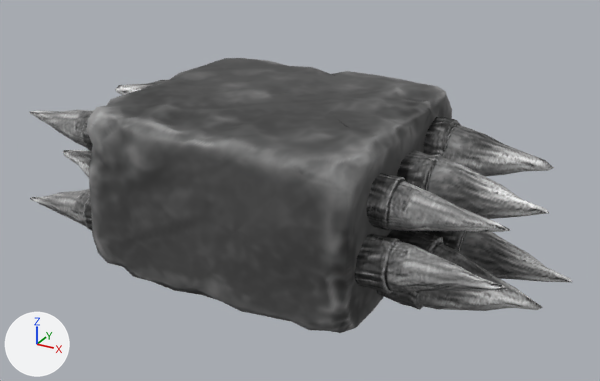
The FBX model unity/Assets/FBX_Models/Trap_Stampfer.FBX: old version first, new version second.
Both versions are drawn from a 50 mm lens placed at (1.99, -3.37, 5.49), pointed at (0.15, -0.02, 3.82). Every picture has the same lights, and +X, +Y and +Z are marked at lower left. Where no turn or scale is listed for an object, it has been applied to the vertices.

Names of what the first picture shows: 'Stone', 'Wood_Beam_A', 'Wood_Beam_A001', 'Wood_Beam_A002', 'Wood_Beam_A003', 'Wood_Beam_A004', 'Wood_Beam_A005'.
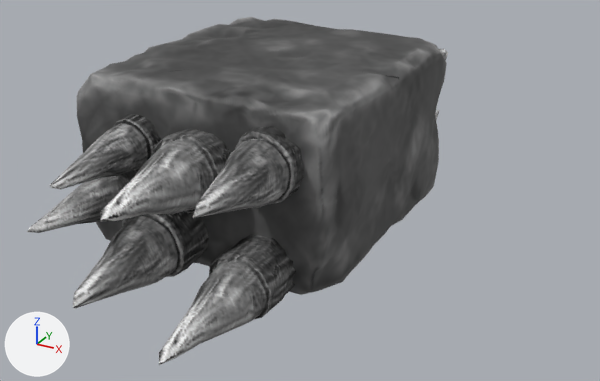
Where the newer file only moved an object's origin or applied its transform, the numbers keep the older frame.

Location of each change, [x1, y1, x2, y2] in pixels of the pictures (600 x 381 px):
'Stone', reshaped, moved, turned, rescaled: before [86, 58, 452, 333]; after [77, 17, 447, 295]
'Wood_Beam_A003', mesh turned: before [63, 150, 542, 311]; after [73, 211, 209, 308]
'Wood_Beam_A001', mesh turned: before [397, 150, 549, 219]; after [100, 128, 231, 221]
'Wood_Beam_A002', mesh turned: before [418, 231, 572, 282]; after [159, 110, 439, 365]
'Wood_Beam_A004', mesh turned: before [116, 80, 554, 177]; after [193, 49, 448, 218]
'Wood_Beam_A005', mesh turned: before [29, 110, 510, 232]; after [50, 114, 161, 189]
'Wood_Beam_A', mesh turned: before [30, 189, 507, 294]; after [27, 170, 137, 233]

The change, as a diff of the scene's bpy script:
```diff
--- a/unity/Assets/FBX_Models/Trap_Stampfer.FBX.py
+++ b/unity/Assets/FBX_Models/Trap_Stampfer.FBX.py
@@ me_mesh_003 @@
 me_mesh_003.from_pydata(...)  # 500 vertices, 996 faces; spans x -1.36..1.36, y -0.18..0.17, z -0.24..0.23
 # used by ob_wood_beam_a003; location = (0.058, -0.166, 3.69)
+# me_mesh_003 part 6: the whole mesh is turned -90 degrees about the z axis through its middle and scaled by 0.99, then moved by (-0.15, 0.12, 0.22)
 me_mesh_003.materials.append(mat_wood_beams)
@@ me_mesh_006 @@
 me_mesh_006.from_pydata(...)  # 500 vertices, 996 faces; spans x -1.31..1.31, y -0.13..0.13, z -0.17..0.18
 # used by ob_wood_beam_a; location = (0.018, -0.44, 3.719)
+# me_mesh_006 part 4: the whole mesh is turned -90 degrees about the z axis through its middle and scaled by 0.99, then moved by (-0.38, 0.43, 0.22)
 me_mesh_006.materials.append(mat_wood_beams)
@@ me_mesh_004 @@
 me_mesh_004.from_pydata(...)  # 500 vertices, 996 faces; spans x -1.31..1.31, y -0.16..0.15, z -0.16..0.16
 # used by ob_wood_beam_a004; location = (-0.013, 0.337, 4.034)
+# me_mesh_004 part 5: the whole mesh is turned -90 degrees about the z axis through its middle and scaled by 0.99, then moved by (0.42, -0.31, 0.22)
 me_mesh_004.materials.append(mat_wood_beams)
@@ me_mesh @@
 me_mesh.from_pydata(...)  # 499 vertices, 994 faces; spans x -2.73..2.72, y 0.3..3.59, z -2.44..2.47
 # used by ob_stone; location = (0.0, 0.0, 3.338); rotation_euler = (1.571, 0.0, 0.0), in degrees (90, 0, 0); scale = (0.264, 0.264, 0.264)
+# me_mesh part 7: the whole mesh is multiplied about its middle by the matrix ((26.434, 0.0, 0.0), (0.0, 0.0, -26.434), (0.0, 26.434, 0.0)), then moved by (-0.14, -2.34, 42.55)
 me_mesh.materials.append(mat_wood_beams)
@@ me_mesh_005 @@
 me_mesh_005.from_pydata(...)  # 500 vertices, 996 faces; spans x -1.31..1.31, y -0.13..0.13, z -0.15..0.15
 # used by ob_wood_beam_a005; location = (-0.022, -0.337, 4.037)
+# me_mesh_005 part 1: the whole mesh is turned -90 degrees about the z axis through its middle and scaled by 0.99, then moved by (-0.24, 0.37, 0.22)
 me_mesh_005.materials.append(mat_wood_beams)
@@ me_mesh_002 @@
 me_mesh_002.from_pydata(...)  # 500 vertices, 996 faces; spans x -1.43..1.43, y -0.16..0.16, z -0.19..0.19
 # used by ob_wood_beam_a002; location = (0.034, 0.288, 3.581)
+# me_mesh_002 part 2: the whole mesh is turned -90 degrees about the z axis through its middle and scaled by 0.99, then moved by (0.32, -0.31, 0.22)
 me_mesh_002.materials.append(mat_wood_beams)
@@ me_mesh_001 @@
 me_mesh_001.from_pydata(...)  # 500 vertices, 996 faces; spans x -1.37..1.37, y -0.18..0.18, z -0.2..0.2
 # used by ob_wood_beam_a001; location = (0.002, -0.011, 3.927)
+# me_mesh_001 part 3: the whole mesh is turned -90 degrees about the z axis through its middle and scaled by 0.99, then moved by (0.06, 0.02, 0.22)
 me_mesh_001.materials.append(mat_wood_beams)
@@ ob_stone @@
 ob_stone = bpy.data.objects.new('Stone', me_mesh)
-ob_stone.location = (0.0, 0.0, 3.338)
-ob_stone.rotation_euler = (1.571, 0.0, 0.0)  # degrees (90, 0, 0)
-ob_stone.scale = (0.264, 0.264, 0.264)
+ob_stone.location = (0.0, 0.0, 3.644)
+ob_stone.rotation_euler = (0.0, 0.0, -1.571)  # degrees (0, 0, -90)
+ob_stone.scale = (0.01, 0.01, 0.01)
```
